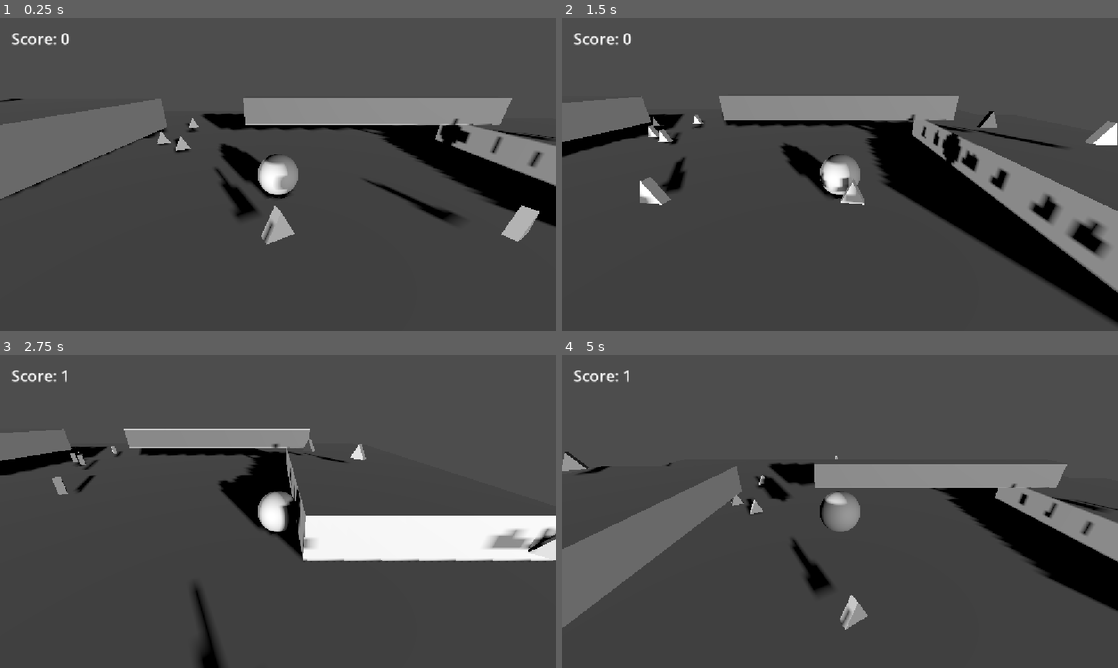
Above: before the commit, frames 1-4 (two rows, left to right).
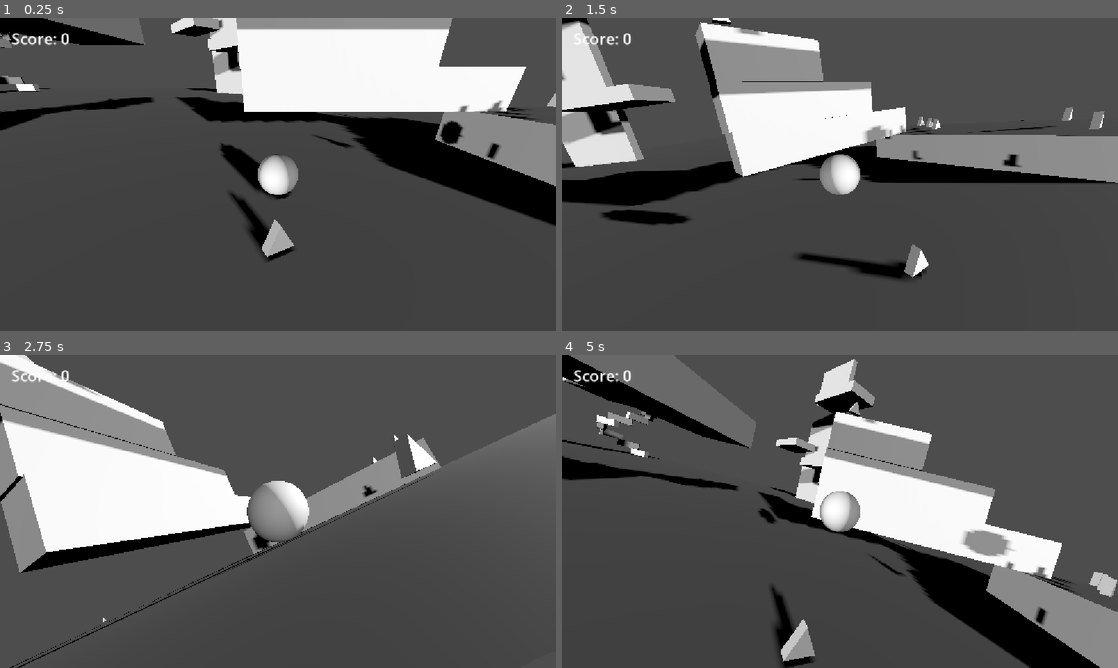
Above: after the commit, the same moments.

Repository: Methanegas/Haven-Game
Game: Godot game, scene res://world.tscn
The game is run twice, just before and just after one commit, with the same random seed, the same clock (stepped at 60 frames per second) and the same inputs.
Inputs:
- Up to frame 1 (0.25 s): no input
- Up to frame 2 (1.5 s): tap Enter (ui_accept) at 0.5, 0.77 s; hold Right (ui_right) 0.53-1.28 s; tap Q (camera_left, bound only after the commit) at 0.6 s; tap E (camera_right, bound only after the commit) at 0.8, 1.35 s; hold Down (ui_down) from 1.28 s (still down)
- Up to frame 3 (2.75 s): tap Enter (ui_accept) at 1.52 s; tap Q (camera_left, bound only after the commit) at 1.55, 2.1 s; release Down (ui_down) at 2.03 s; hold Right (ui_right) from 2.03 s (still down); tap E (camera_right, bound only after the commit) at 2.3 s
- Up to frame 4 (5 s): release Right (ui_right) at 2.78 s; hold Up (ui_up) 2.78-3.53 s; tap E (camera_right, bound only after the commit) at 2.85, 3.8, 4.35 s; tap Enter (ui_accept) at 3.02, 3.77, 4.52 s; tap Q (camera_left, bound only after the commit) at 3.05, 3.6, 4.55 s; hold Left (ui_left) from 3.53 s (still down)

The runs differ from the first frame. In frame 1, 29% of the frame differs, in the area x 0-100%, y 0-78%; in frame 2, 38%; in frame 3, 34%; in frame 4, 42%, in the area x 0-100%, y 0-100%.

Commit message:
Expanded terrain, improved cheese spawning, and added camera rotation

Diff:
--- a/cheese_spawner.gd
+++ b/cheese_spawner.gd
@@ -1,7 +1,7 @@
 extends Node3D
 
 @export var cheese_scene: PackedScene
-@export var cheese_count: int = 30
+@export var cheese_count: int = 50
 #@export var cheese_spawn_area := 15 # +/- in the x and y axis
 @export var cheese_hover_height: float = .5
 
@@ -32,8 +32,28 @@
 	var spawned_count := 0
 	var attempts := 0 # To prevent freezing if its not possible to spawn all
 
-	while spawned_count < cheese_count and attempts < cheese_count + 100:
+	while spawned_count < cheese_count and attempts < cheese_count + 500:
 		attempts += 1
+
+		#var random_x := randf_range(-cheese_spawn_area, cheese_spawn_area)
+		#var random_z := randf_range(-cheese_spawn_area, cheese_spawn_area)
+
+		var random_x := randf_range(min_bounds.x, max_bounds.x)
+		var random_z := randf_range(min_bounds.z, max_bounds.z)
+
+		var ray_origin := Vector3(random_x, max_bounds.y + 10.0, random_z)
+		var ray_end := Vector3(random_x, min_bounds.y - 10.0, random_z)
+		var query := PhysicsRayQueryParameters3D.create(ray_origin, ray_end)
+
+		var result := space_state.intersect_ray(query)
+
+		if result and result.position.y > 2:
+			var new_cheese := cheese_scene.instantiate()
+			new_cheese.position = result.position + Vector3(0, cheese_hover_height, 0)
+			add_child(new_cheese)
+			spawned_count += 1
+
+	while spawned_count < cheese_count:
 
 		#var random_x := randf_range(-cheese_spawn_area, cheese_spawn_area)
 		#var random_z := randf_range(-cheese_spawn_area, cheese_spawn_area)
@@ -52,6 +72,9 @@
 			new_cheese.position = result.position + Vector3(0, cheese_hover_height, 0)
 			add_child(new_cheese)
 			spawned_count += 1
+
+
+
 	print("Attempts: " + str(attempts))
 	print("Spawed " + str(spawned_count) + " cheeses")
 
--- a/node_3d.gd
+++ b/node_3d.gd
@@ -2,8 +2,8 @@
 extends CharacterBody3D
 
 
-const SPEED = 5.0
-const JUMP_VELOCITY = 4.5
+const SPEED = 6
+const JUMP_VELOCITY = 6
 
 func _physics_process(delta: float) -> void:
 	# Add the gravity.
@@ -16,7 +16,7 @@
 
 	# Get the input direction and handle the movement/deceleration.
 	# As good practice, you should replace UI actions with custom gameplay actions.
-	var input_dir := Input.get_vector("ui_left", "ui_right", "ui_up", "ui_down")
+	var input_dir := Input.get_vector("left", "right", "up", "down")
 	var direction := (transform.basis * Vector3(input_dir.x, 0, input_dir.y)).normalized()
 	if direction:
 		velocity.x = direction.x * SPEED
@@ -25,4 +25,9 @@
 		velocity.x = move_toward(velocity.x, 0, SPEED)
 		velocity.z = move_toward(velocity.z, 0, SPEED)
 
+	var cam_input := Input.get_vector("camera_right", "camera_left", "camera_up", "camera_down")
+	if cam_input:
+		rotate_y(cam_input.x * delta)
+		rotate_x(cam_input.y * delta)
+
 	move_and_slide()
--- a/project.godot
+++ b/project.godot
@@ -24,6 +24,51 @@
 window/stretch/mode="canvas_items"
 window/stretch/aspect="expand"
 
+[input]
+
+camera_right={
+"deadzone": 0.2,
+"events": [Object(InputEventKey,"resource_local_to_scene":false,"resource_name":"","device":-1,"window_id":0,"alt_pressed":false,"shift_pressed":false,"ctrl_pressed":false,"meta_pressed":false,"pressed":false,"keycode":0,"physical_keycode":69,"key_label":0,"unicode":101,"location":0,"echo":false,"script":null)
+, Object(InputEventKey,"resource_local_to_scene":false,"resource_name":"","device":-1,"window_id":0,"alt_pressed":false,"shift_pressed":false,"ctrl_pressed":false,"meta_pressed":false,"pressed":false,"keycode":0,"physical_keycode":4194321,"key_label":0,"unicode":0,"location":0,"echo":false,"script":null)
+]
+}
+camera_left={
+"deadzone": 0.2,
+"events": [Object(InputEventKey,"resource_local_to_scene":false,"resource_name":"","device":-1,"window_id":0,"alt_pressed":false,"shift_pressed":false,"ctrl_pressed":false,"meta_pressed":false,"pressed":false,"keycode":0,"physical_keycode":81,"key_label":0,"unicode":113,"location":0,"echo":false,"script":null)
+, Object(InputEventKey,"resource_local_to_scene":false,"resource_name":"","device":-1,"window_id":0,"alt_pressed":false,"shift_pressed":false,"ctrl_pressed":false,"meta_pressed":false,"pressed":false,"keycode":0,"physical_keycode":4194319,"key_label":0,"unicode":0,"location":0,"echo":false,"script":null)
+]
+}
+up={
+"deadzone": 0.2,
+"events": [Object(InputEventKey,"resource_local_to_scene":false,"resource_name":"","device":-1,"window_id":0,"alt_pressed":false,"shift_pressed":false,"ctrl_pressed":false,"meta_pressed":false,"pressed":false,"keycode":0,"physical_keycode":87,"key_label":0,"unicode":119,"location":0,"echo":false,"script":null)
+]
+}
+down={
+"deadzone": 0.2,
+"events": [Object(InputEventKey,"resource_local_to_scene":false,"resource_name":"","device":-1,"window_id":0,"alt_pressed":false,"shift_pressed":false,"ctrl_pressed":false,"meta_pressed":false,"pressed":false,"keycode":0,"physical_keycode":83,"key_label":0,"unicode":115,"location":0,"echo":false,"script":null)
+]
+}
+right={
+"deadzone": 0.2,
+"events": [Object(InputEventKey,"resource_local_to_scene":false,"resource_name":"","device":-1,"window_id":0,"alt_pressed":false,"shift_pressed":false,"ctrl_pressed":false,"meta_pressed":false,"pressed":false,"keycode":0,"physical_keycode":68,"key_label":0,"unicode":100,"location":0,"echo":false,"script":null)
+]
+}
+left={
+"deadzone": 0.2,
+"events": [Object(InputEventKey,"resource_local_to_scene":false,"resource_name":"","device":-1,"window_id":0,"alt_pressed":false,"shift_pressed":false,"ctrl_pressed":false,"meta_pressed":false,"pressed":false,"keycode":0,"physical_keycode":65,"key_label":0,"unicode":97,"location":0,"echo":false,"script":null)
+]
+}
+camera_up={
+"deadzone": 0.2,
+"events": [Object(InputEventKey,"resource_local_to_scene":false,"resource_name":"","device":-1,"window_id":0,"alt_pressed":false,"shift_pressed":false,"ctrl_pressed":false,"meta_pressed":false,"pressed":false,"keycode":0,"physical_keycode":4194320,"key_label":0,"unicode":0,"location":0,"echo":false,"script":null)
+]
+}
+camera_down={
+"deadzone": 0.2,
+"events": [Object(InputEventKey,"resource_local_to_scene":false,"resource_name":"","device":-1,"window_id":0,"alt_pressed":false,"shift_pressed":false,"ctrl_pressed":false,"meta_pressed":false,"pressed":false,"keycode":0,"physical_keycode":4194322,"key_label":0,"unicode":0,"location":0,"echo":false,"script":null)
+]
+}
+
 [physics]
 
 3d/physics_engine="Jolt Physics"
--- a/world.tscn
+++ b/world.tscn
@@ -36,10 +36,10 @@
 shadow_enabled = true
 
 [node name="CharacterBody3D" parent="." unique_id=1919373782 instance=ExtResource("1_f3sb7")]
-transform = Transform3D(1, 0, 0, 0, 1, 0, 0, 0, 1, 0, 1.2584492, 0)
+transform = Transform3D(1, 0, 0, 0, 1, 0, 0, 0, 1, 30.245544, 1.2584492, 20.412209)
 
 [node name="Cheese" parent="." unique_id=1112498456 instance=ExtResource("2_fj7yv")]
-transform = Transform3D(1, 0, 0, 0, 1, 0, 0, 0, 1, 0, 1.1196713, 2)
+transform = Transform3D(1, 0, 0, 0, 1, 0, 0, 0, 1, 30.245544, 1.1196713, 22.412209)
 
 [node name="CanvasLayer" type="CanvasLayer" parent="." unique_id=757503734]
 
@@ -56,16 +56,116 @@
 use_collision = true
 
 [node name="CSGBox3D" type="CSGBox3D" parent="Terrain" unique_id=480754696]
-size = Vector3(30, 1, 30)
+size = Vector3(100, 1.5, 100)
 
 [node name="CSGBox3D2" type="CSGBox3D" parent="Terrain" unique_id=737092531]
-transform = Transform3D(1, 0, 0, 0, 1, 0, 0, 0, 1, 10, 1, 0)
-size = Vector3(5, 1, 10)
+transform = Transform3D(1, 0, 0, 0, 1, 0, 0, 0, 1, 40.245544, 1.5, 20.412209)
+size = Vector3(5, 1.5, 10)
+
+[node name="CSGBox3D6" type="CSGBox3D" parent="Terrain" unique_id=1539095920]
+transform = Transform3D(0.70710677, 0, 0.70710677, 0, 1, 0, -0.70710677, 0, 0.70710677, 24.551262, 8.239073, -10.982334)
+size = Vector3(5, 1.5, 10)
+
+[node name="CSGBox3D8" type="CSGBox3D" parent="Terrain" unique_id=1269752906]
+transform = Transform3D(0.70710677, 0, 0.70710677, 0, 1, 0, -0.70710677, 0, 0.70710677, 24.551262, 19.825214, -10.982334)
+size = Vector3(5, 1.5, 10)
+
+[node name="CSGBox3D7" type="CSGBox3D" parent="Terrain" unique_id=451683175]
+transform = Transform3D(0.70710677, 0, 0.70710677, 0, 1, 0, -0.70710677, 0, 0.70710677, 14.209331, 12.481186, -22.561794)
+size = Vector3(5, 1.5, 10)
+
+[node name="CSGBox3D3" type="CSGBox3D" parent="Terrain" unique_id=124829525]
+transform = Transform3D(1, 0, 0, 0, 1, 0, 0, 0, 1, 33.951546, 3, 16.371208)
+size = Vector3(10, 1.5, 1)
 
 [node name="CSGBox3D4" type="CSGBox3D" parent="Terrain" unique_id=301404788]
-transform = Transform3D(1, 0, 0, 0, 1, 0, 0, 0, 1, -6.631313, 2, 1.8789053)
-size = Vector3(5, 1, 10)
+transform = Transform3D(1, 0, 0, 0, 1, 0, 0, 0, 1, 22.548164, 5.5738115, 18.770885)
+size = Vector3(3, 1.5, 10)
 
-[node name="CSGBox3D3" type="CSGBox3D" parent="Terrain" unique_id=124829525]
-transform = Transform3D(1, 0, 0, 0, 1, 0, 0, 0, 1, 3.7061472, 2, -4.040892)
-size = Vector3(10, 1, 1)
+[node name="CSGBox3D21" type="CSGBox3D" parent="Terrain" unique_id=880511026]
+transform = Transform3D(1, 0, 0, 0, 1, 0, 0, 0, 1, 21.487835, 5.5738115, 28.937246)
+size = Vector3(1, 1.5, 10)
+
+[node name="CSGBox3D22" type="CSGBox3D" parent="Terrain" unique_id=385417571]
+transform = Transform3D(1, 0, 0, 0, 1, 0, 0, 0, 1, 21.487835, 5.5738115, 36.547356)
+size = Vector3(10, 1.5, 5)
+
+[node name="CSGBox3D23" type="CSGBox3D" parent="Terrain" unique_id=1934539022]
+transform = Transform3D(-4.371139e-08, 0, 1, 0, 1, 0, -1, 0, -4.371139e-08, -16.593258, 1.2499552, 36.547356)
+size = Vector3(10, 1.5, 5)
+
+[node name="CSGBox3D24" type="CSGBox3D" parent="Terrain" unique_id=1835399089]
+transform = Transform3D(-4.371139e-08, 0, 1, 0, 1, 0, -1, 0, -4.371139e-08, -16.593258, 5.5738115, 7.203349)
+size = Vector3(5, 1.5, 5)
+
+[node name="CSGBox3D25" type="CSGBox3D" parent="Terrain" unique_id=356603735]
+transform = Transform3D(-4.371139e-08, 0, 1, 0, 1, 0, -1, 0, -4.371139e-08, -16.593258, 7.4435186, 4.1680613)
+size = Vector3(1, 5, 5)
+
+[node name="CSGBox3D28" type="CSGBox3D" parent="Terrain" unique_id=1187206495]
+transform = Transform3D(-4.371139e-08, 0, 1, 0, 1, 0, -1, 0, -4.371139e-08, -16.593258, 18.294018, 5.651147)
+size = Vector3(10, 1.5, 15)
+
+[node name="CSGBox3D29" type="CSGBox3D" parent="Terrain" unique_id=1519611989]
+transform = Transform3D(-4.371139e-08, 0, 1, 0, 1, 0, -1, 0, -4.371139e-08, -16.593258, 20.163723, 0.08876991)
+size = Vector3(1, 5, 15)
+
+[node name="CSGBox3D26" type="CSGBox3D" parent="Terrain" unique_id=546909306]
+transform = Transform3D(-0.005876074, 0, 0.9999827, 0, 1, 0, -0.9999827, 0, -0.005876074, -16.551275, 15.233705, 38.04775)
+size = Vector3(5, 1.5, 5)
+
+[node name="CSGBox3D27" type="CSGBox3D" parent="Terrain" unique_id=1783154695]
+transform = Transform3D(-0.005876074, 0, 0.9999827, 0, 1, 0, -0.9999827, 0, -0.005876074, -16.533438, 17.103413, 41.082985)
+size = Vector3(1, 5, 5)
+
+[node name="CSGBox3D5" type="CSGBox3D" parent="Terrain" unique_id=1756987272]
+transform = Transform3D(0.70710677, 0, -0.70710677, 0, 1, 0, 0.70710677, 0, 0.70710677, 20.705864, 15.355204, -20.158535)
+size = Vector3(10, 30, 1)
+
+[node name="CSGBox3D9" type="CSGBox3D" parent="Terrain" unique_id=802261801]
+transform = Transform3D(1, 0, 0, 0, 1, 0, 0, 0, 1, 32.39289, 4.4541836, 16.334389)
+size = Vector3(7, 1.5, 1)
+
+[node name="CSGBox3D10" type="CSGBox3D" parent="Terrain" unique_id=998352590]
+transform = Transform3D(1, 0, 0, 0, 1, 0, 0, 0, 1, 30.912546, 5.97952, 16.334387)
+size = Vector3(4, 1.5, 1)
+
+[node name="CSGBox3D11" type="CSGBox3D" parent="Terrain" unique_id=2140669107]
+transform = Transform3D(1, 0, 0, 0, 1, 0, 0, 0, 1, -28.569061, 1.6627655, -27.235994)
+size = Vector3(4, 1.5, 1)
+
+[node name="CSGBox3D12" type="CSGBox3D" parent="Terrain" unique_id=1570327048]
+transform = Transform3D(0.7609392, 0, 0.6488232, 0, 1, 0, -0.6488232, 0, 0.7609392, -31.211288, 3.206418, -26.4818)
+size = Vector3(4, 1.5, 1)
+
+[node name="CSGBox3D13" type="CSGBox3D" parent="Terrain" unique_id=288965665]
+transform = Transform3D(0.06235355, 0, 0.9980541, 0, 1, 0, -0.9980541, 0, 0.06235355, -33.016502, 4.7093697, -23.740074)
+size = Vector3(4, 1.5, 1)
+
+[node name="CSGBox3D14" type="CSGBox3D" parent="Terrain" unique_id=1108985648]
+transform = Transform3D(-0.7107427, 0, 0.70345217, 0, 1, 0, -0.70345217, 0, -0.7107427, -32.545067, 5.818117, -21.326305)
+size = Vector3(4, 1.5, 1)
+
+[node name="CSGBox3D15" type="CSGBox3D" parent="Terrain" unique_id=636567023]
+transform = Transform3D(-0.9968145, 0, -0.079755455, 0, 1, 0, 0.079755455, 0, -0.9968145, -30.399883, 7.296608, -20.598991)
+size = Vector3(4, 1.5, 1)
+
+[node name="CSGBox3D16" type="CSGBox3D" parent="Terrain" unique_id=2007531633]
+transform = Transform3D(-0.7465304, 0, -0.6653513, 0, 1, 0, 0.6653513, 0, -0.7465304, -28.547153, 8.583934, -21.601639)
+size = Vector3(4, 1.5, 1)
+
+[node name="CSGBox3D17" type="CSGBox3D" parent="Terrain" unique_id=668478414]
+transform = Transform3D(-0.13636887, 0, -0.99065816, 0, 1, 0, 0.99065816, 0, -0.13636887, -27.076454, 10.127586, -23.922676)
+size = Vector3(4, 1.5, 1)
+
+[node name="CSGBox3D18" type="CSGBox3D" parent="Terrain" unique_id=1632130987]
+transform = Transform3D(0.61750776, 0, -0.7865648, 0, 1, 0, 0.7865648, 0, 0.61750776, -27.553019, 11.630538, -27.170559)
+size = Vector3(4, 1.5, 1)
+
+[node name="CSGBox3D19" type="CSGBox3D" parent="Terrain" unique_id=474929451]
+transform = Transform3D(0.99863386, 0, -0.052254885, 0, 1, 0, 0.052254885, 0, 0.99863386, -29.510963, 12.739285, -28.65884)
+size = Vector3(4, 1.5, 1)
+
+[node name="CSGBox3D20" type="CSGBox3D" parent="Terrain" unique_id=1322571398]
+transform = Transform3D(0.9840561, 0, 0.1778585, 0, 1, 0, -0.1778585, 0, 0.9840561, -35.22805, 14.217776, -23.886414)
+size = Vector3(10, 1.5, 10.11)
